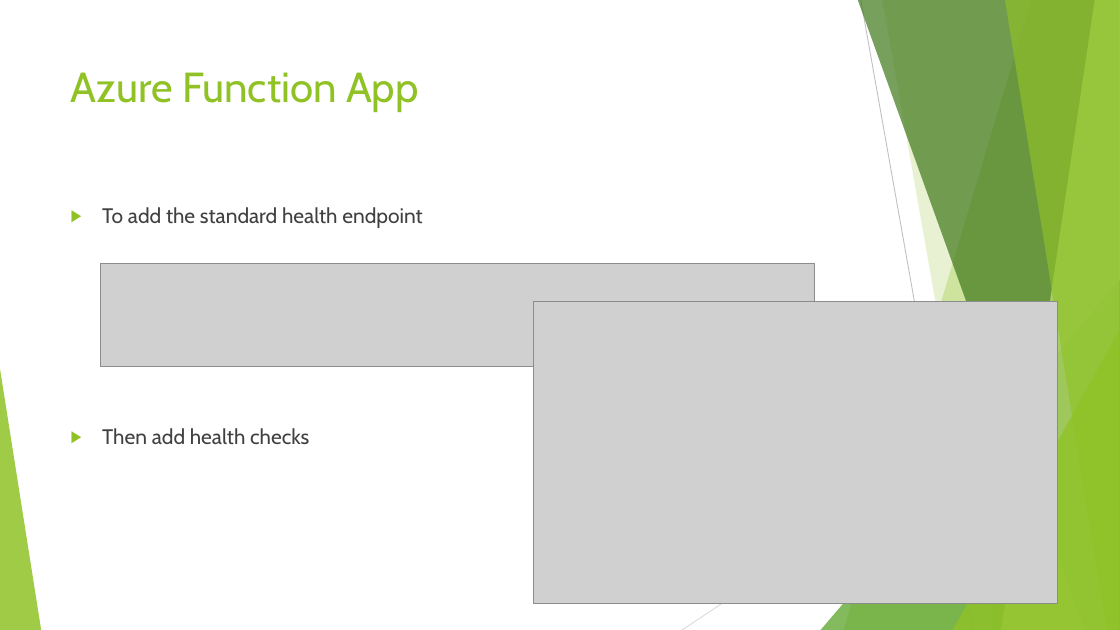
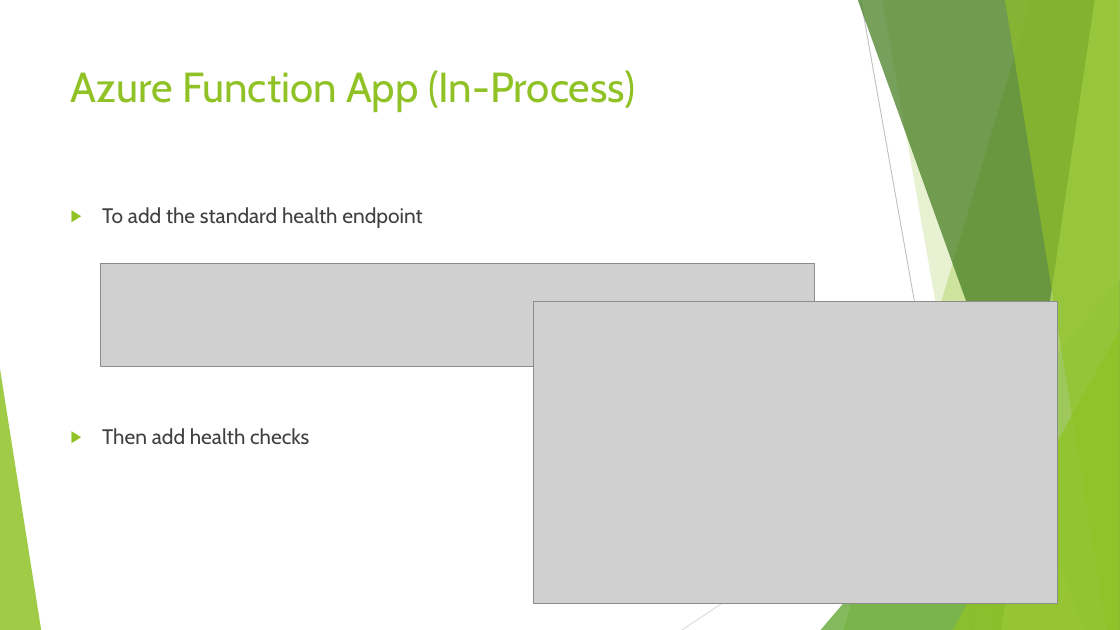
Before and after one commit to Rammesses/Azure.Functions.HealthEndpoints, a slide deck: slide 9 of Global Azure London - 2023-05-12.pptx (slide 6 before the commit). Drawn at 1120x630 pixels with LibreOffice and Linux fonts; fonts in the diff are those of the drawing; grey boxes stand for pictures. Boxes give left, top, right and bottom in pixels: in the first picture for what was removed or moved away, otherwise in the second. Text is boxed around its words. In the diff, an @@ line names an element or a change of style, - is before the commit and + after.

Commit message:
Updated PPTX

```diff
--- a/Global Azure London - 2023-05-12.pptx
+++ b/Global Azure London - 2023-05-12.pptx
@@ title at [71,70,635,112]: text changed @@
-Azure Function App
+Azure Function App (In-Process)
```
Also in this commit, not shown: 1 other slide changed, 7 slides added.
